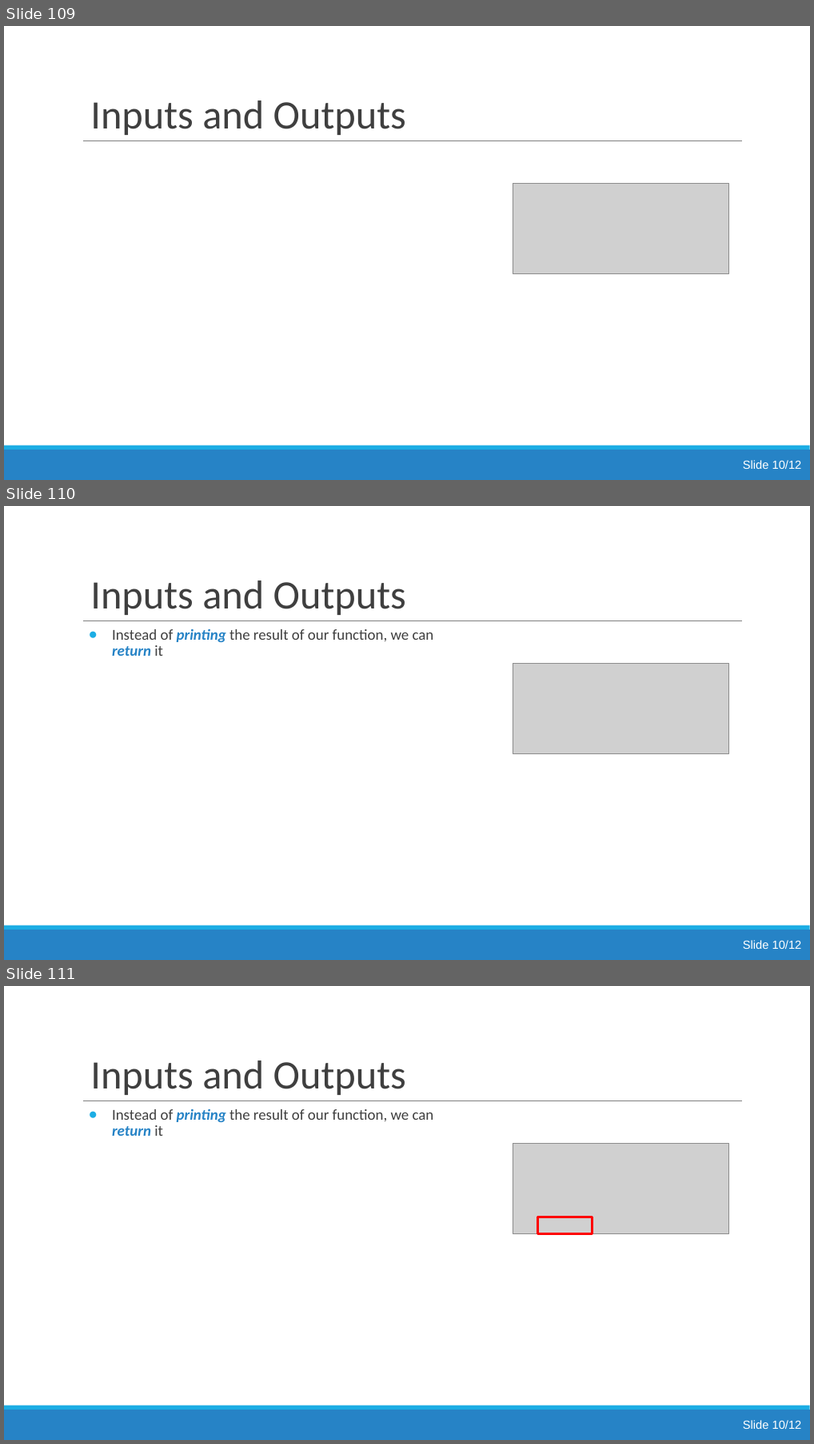
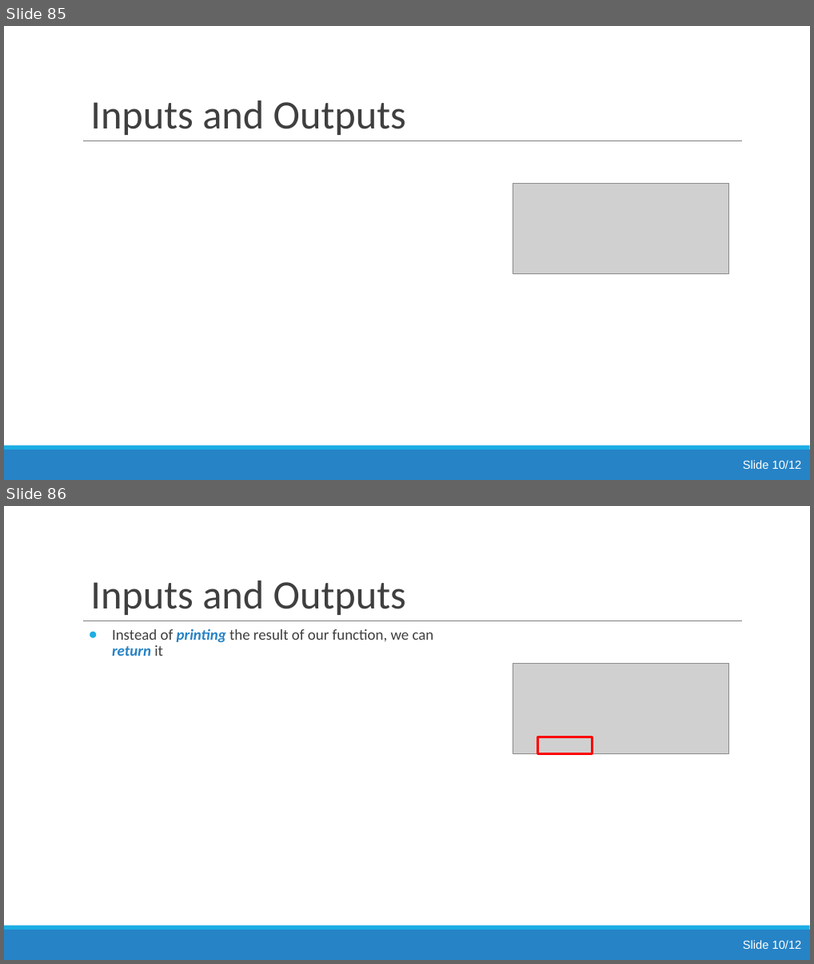
Before and after one commit to jsmartinstats/SCIF10002-2026, a slide deck: 04/Lecture4_Functions.pptx. Shown one above the other, each under a label of ours: slides 109, 110 and 111 before the commit, slides 85 and 86 after it. The pictures are 814x1444 and 814x964 pixels, drawn with LibreOffice and Linux fonts; fonts in the diff are those of the drawing; grey boxes stand for pictures. Boxes give left, top, right and bottom in pixels: in the first picture for what was removed or moved away, otherwise in the second. Text is boxed around its words. In the diff, an @@ line names an element or a change of style, - is before the commit and + after.

```diff
--- a/04/Lecture4_Functions.pptx
+++ b/04/Lecture4_Functions.pptx
@@ slide 110 removed at (4,506,810,960), background #FFFFFF; not listed: 3 template elements that a slide beside it also shows @@
@@ title removed at (90,580,406,615) @@
-Inputs and Outputs
@@ text removed at (112,628,434,656) @@
-● Instead of printing the result of our function, we can return it
@@ picture removed at (513,664,730,753) @@
@@ text removed at (743,940,802,948) @@
-Slide 10/12
@@ what was slide 109 is now slide 85 @@
@@ what was slide 111 is now slide 86 @@
```
Also in this commit, not shown: 1 slide changed, 25 other slides removed, 16 other files.
